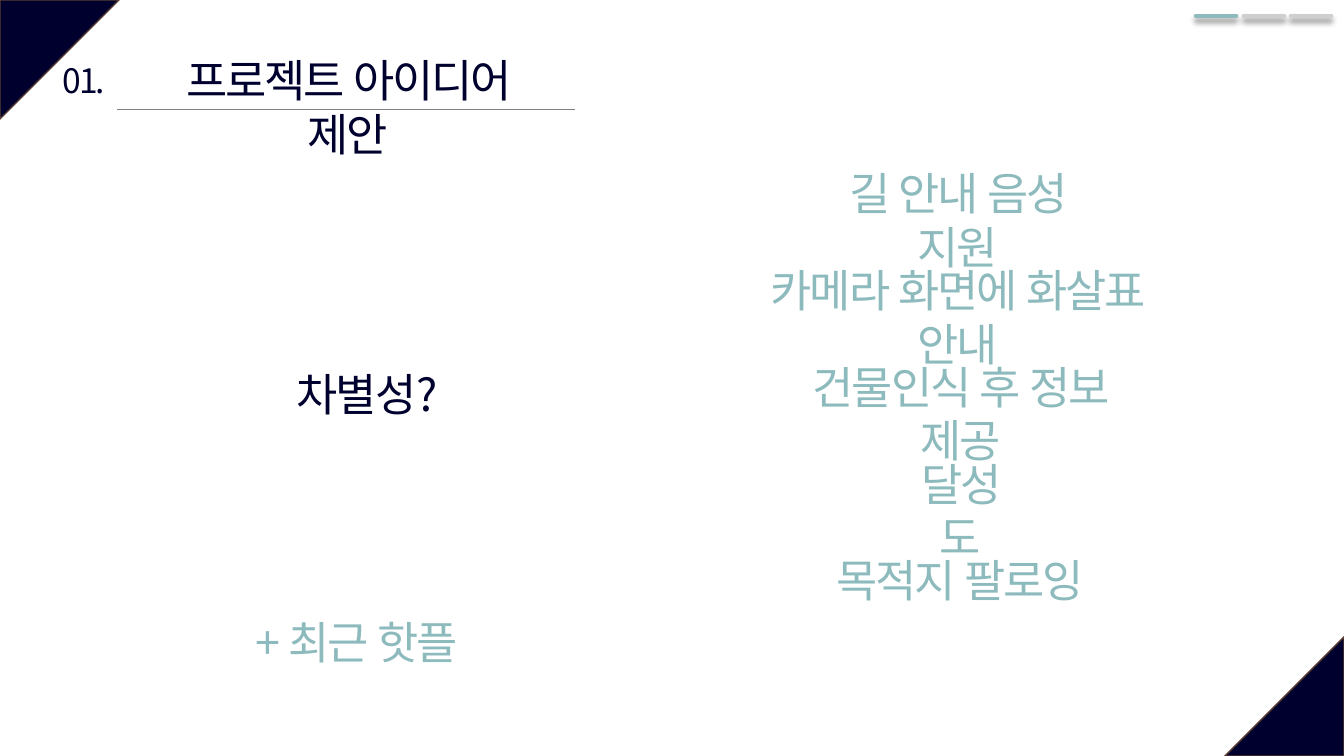
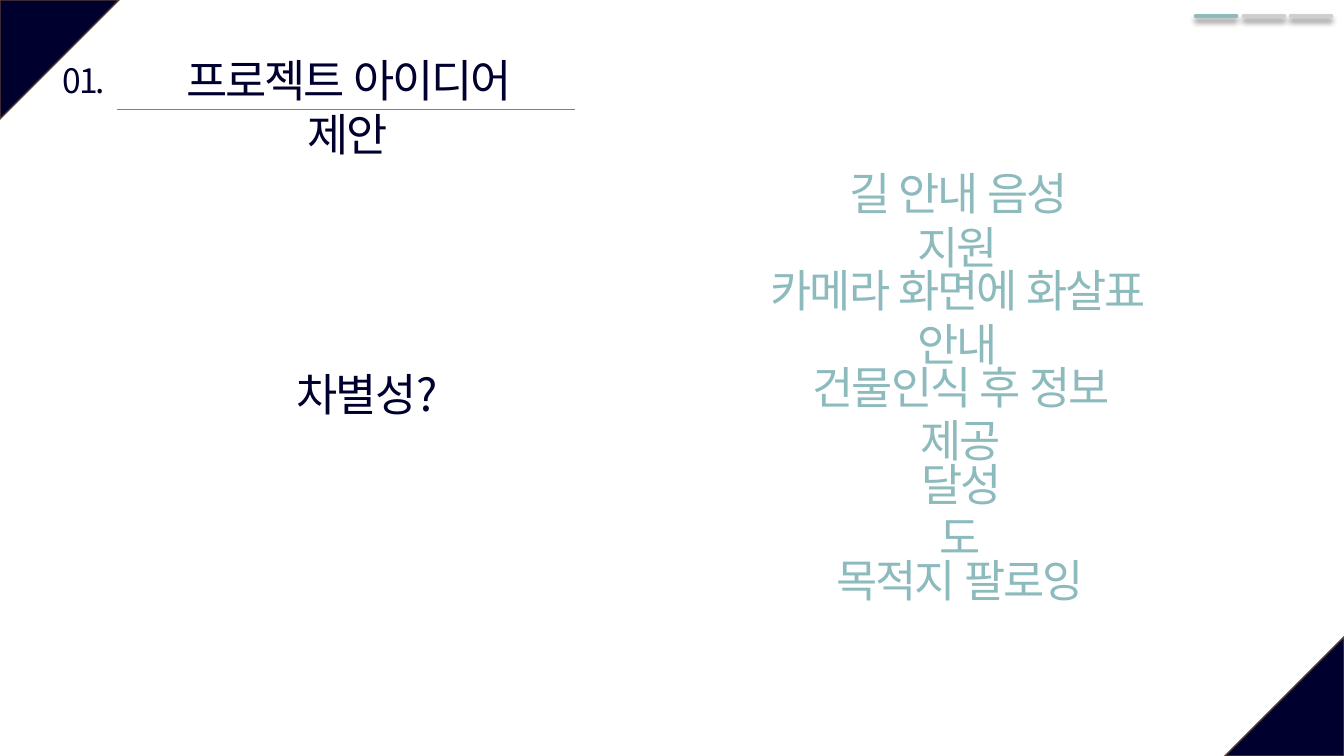
Before and after one commit to GuitarGGun/CAU_capstone_design_6_team, a slide deck: slide 7 of 2주차(09_18)/6조_09_18_발표ppt.pptx. Drawn at 1344x756 pixels with LibreOffice and Linux fonts; fonts in the diff are those of the drawing. Boxes give left, top, right and bottom in pixels: in the first picture for what was removed or moved away, otherwise in the second. Text is boxed around its words. In the diff, an @@ line names an element or a change of style, - is before the commit and + after.

```diff
--- a/2주차(09_18)/6조_09_18_발표ppt.pptx
+++ b/2주차(09_18)/6조_09_18_발표ppt.pptx
@@ text removed at (x1=289, y1=622, x2=457, y2=663) @@
-+ 최근 핫플
```
Also in this commit, not shown: 3 other slides changed.
